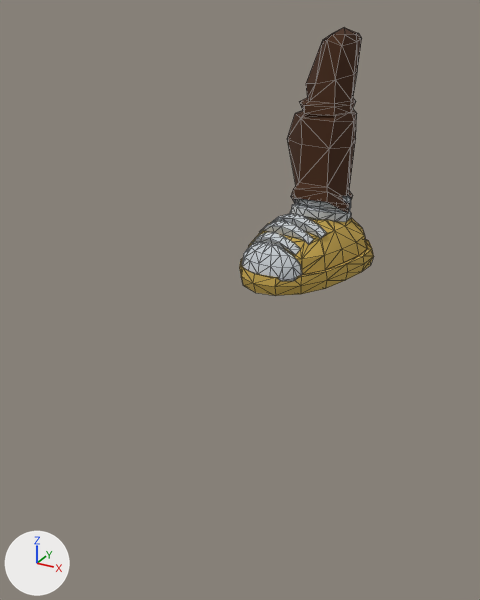
An edit to the OBJ model Models/piederecho.obj, drawn before and after from the same camera.
Rendered twice from a camera (50 mm lens) standing at (0.806, -1.487, 0.556) and looking at (-0.105, 0.169, -0.272). Lighting does not change. The marker at lower left points along +X, +Y and +Z. Mesh edges are drawn as thin lines. Where no turn or scale is listed for an object, it has been applied to the vertices.

In view in the first picture: 'Humano.027', 'Humano.028', 'Humano.029', 'Humano.030', 'Humano.031', 'Humano.032'.
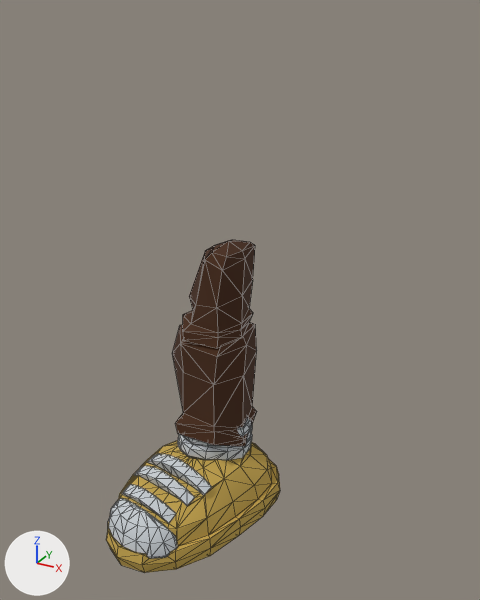
Where the change shows, as pixel boxes [x1, y1, x2, y2] in the pictures (480 x 600 px):
'Humano.031', surface changed, reshaped (146% wider, 26% taller): before [287, 108, 357, 213]; after [106, 440, 280, 573]
'Humano.001', added (brown): after [172, 240, 257, 447]
'Humano.002', added: after [108, 418, 252, 558]
'Humano.028', deleted (yellow): before [239, 218, 374, 296]
'Humano.032', deleted (brown): before [299, 28, 362, 116]
'Humano.027', deleted: before [241, 214, 327, 281]
'Humano.030', deleted: before [290, 195, 351, 222]
'Humano.029', deleted: before [241, 239, 372, 277]
part 1 of me_humano_031, deleted (brown): before [287, 108, 357, 213]
part 2 of me_humano_031, added (yellow): after [106, 440, 280, 573]

What the commit changed:
In material 'Pie' (mat_pie), roughness goes from 0.968 to 0.969.
In material 'Pantalón' (mat_pantalón), roughness goes from 0.968 to 0.969.
me_humano_031 is used by ob_humano_031; location (0.0, 0.0, 0.0).
me_humano_031 had 37 vertices, 66 faces and spanned x -0.234..0.024, y 0.636..0.899, z -0.129..0.252.
me_humano_031 no longer uses material mat_pantalón (picture img_texturaplumaje_tga).
me_humano_031 now has 204 vertices, 295 faces and spans x -0.281..0.123, y -0.448..0.111, z -0.837..-0.643.
me_humano_031 part 1: the whole mesh is rebuilt.
Part 2, on me_humano_031:
204 vertices are added at x -0.281..0.123, y -0.448..0.111, z -0.837..-0.643.
295 new faces join them.
me_humano_031 now uses material mat_tenis (picture img_texturadorado_tga).
Mesh me_humano_002 is new.
It has 270 vertices, 411 faces and spans x -0.24..0.033, y -0.433..0.067, z -0.784..-0.561.
It uses material mat_pie (picture img_texturavidrio_tga).
Mesh me_humano_001 is new.
It has 74 vertices, 132 faces and spans x -0.224..0.035, y -0.164..0.099, z -0.637..-0.012.
It uses material mat_pantalón (picture img_texturaplumaje_tga).
Object 'Humano.027' (ob_humano_027) is deleted.
Object 'Humano.028' (ob_humano_028) is deleted.
Object 'Humano.029' (ob_humano_029) is deleted.
Object 'Humano.030' (ob_humano_030) is deleted.
Object 'Humano.032' (ob_humano_032) is deleted.
Object 'Humano.002' (ob_humano_002) is new; it shows me_humano_002.
Its location is (0.0, 0.0, 0.0).
Object 'Humano.001' (ob_humano_001) is new; it shows me_humano_001.
Its location is (0.0, 0.0, 0.0).
